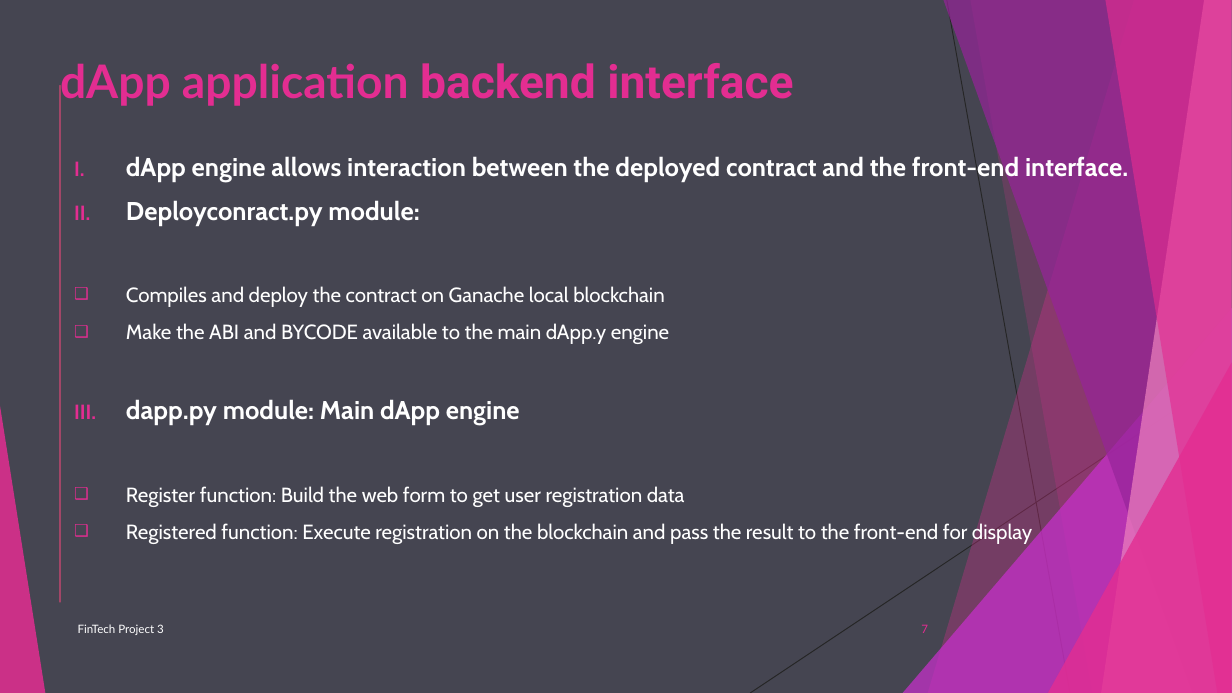
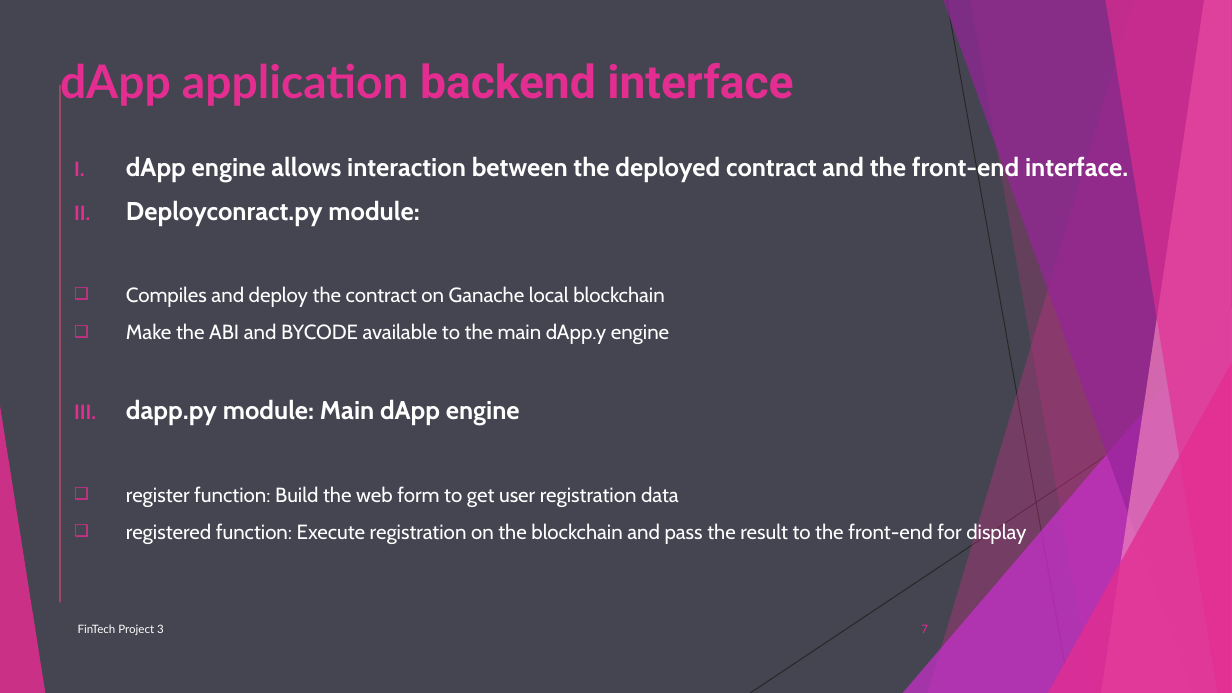
Before and after one commit to Bakoroba/blockchain_ballot_dapp, a slide deck: slide 7 of Ethereum Blockchain Ballot System dApp.ppt. Drawn at 1232x693 pixels with LibreOffice and Linux fonts; fonts in the diff are those of the drawing. Boxes give left, top, right and bottom in pixels: in the first picture for what was removed or moved away, otherwise in the second. Text is boxed around its words. In the diff, an @@ line names an element or a change of style, - is before the commit and + after.

```diff
--- a/Ethereum Blockchain Ballot System dApp.ppt
+++ b/Ethereum Blockchain Ballot System dApp.ppt
@@ text at box(126, 486, 1026, 545): text changed @@
-❑ Register function: Build the web form to get user registration data
-❑ Registered function: Execute registration on the blockchain and pass the result to the front-end for display
+❑ register function: Build the web form to get user registration data
+❑ registered function: Execute registration on the blockchain and pass the result to the front-end for display
```
Also in this commit, not shown: 5 other slides changed.
